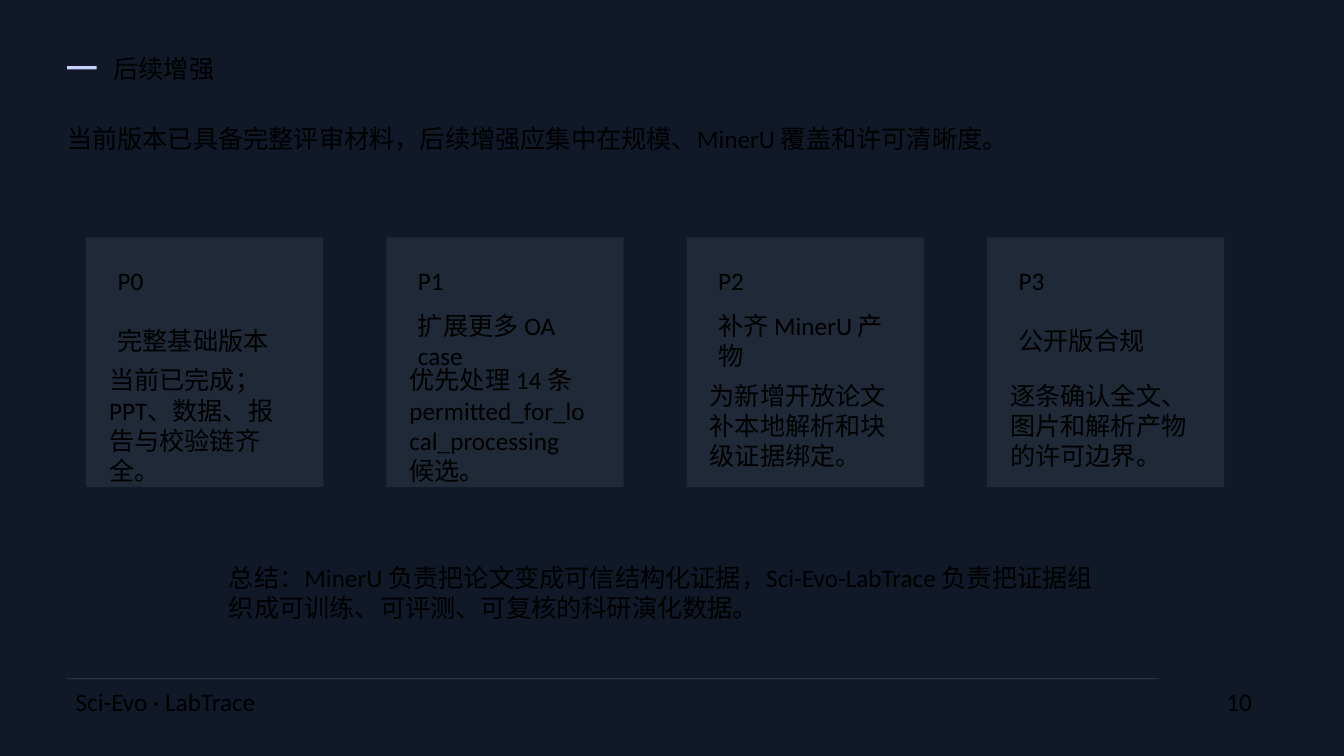
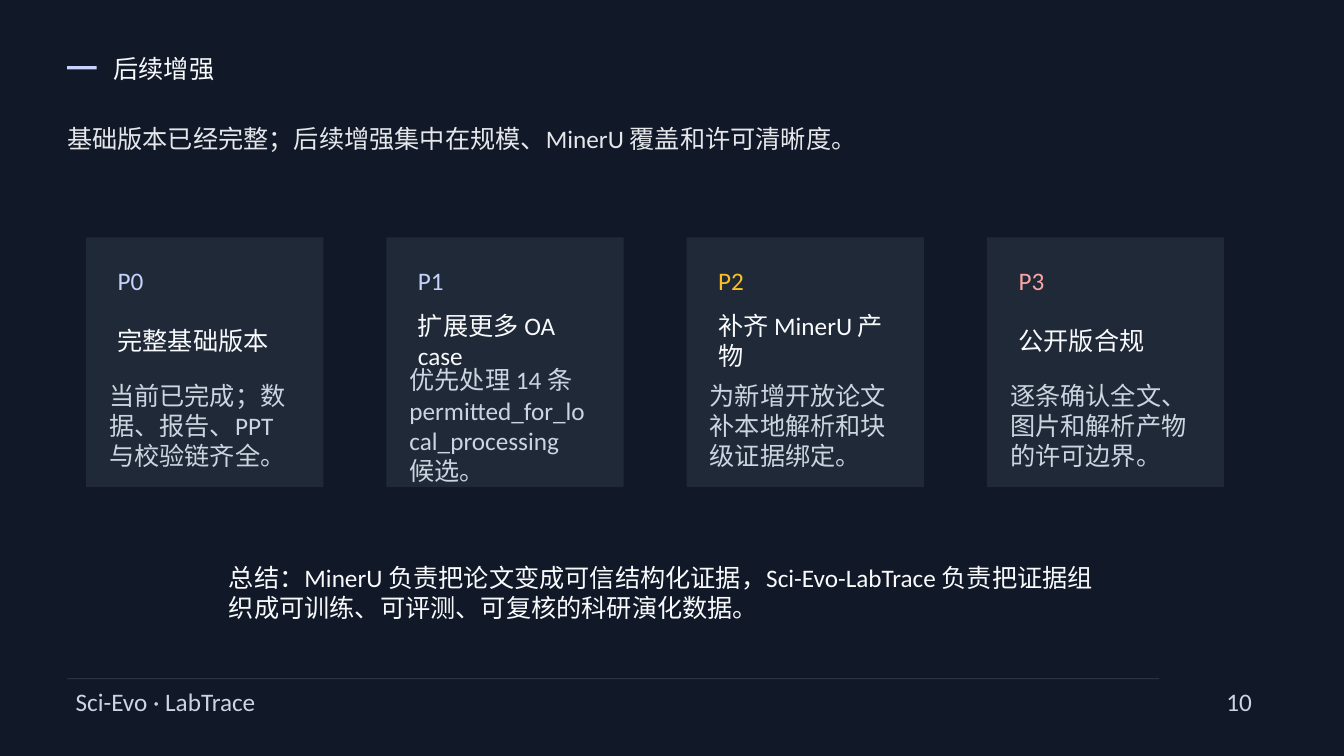
Before and after one commit to medisean/Sci-Evo-LabTrace, a slide deck: slide 10 of outputs/submission_pack/deliverables/scievo_labtrace_overview.pptx. Drawn at 1344x756 pixels with LibreOffice and Linux fonts; fonts in the diff are those of the drawing. Boxes give left, top, right and bottom in pixels: in the first picture for what was removed or moved away, otherwise in the second. Text is boxed around its words. In the diff, an @@ line names an element or a change of style, - is before the commit and + after.

```diff
--- a/outputs/submission_pack/deliverables/scievo_labtrace_overview.pptx
+++ b/outputs/submission_pack/deliverables/scievo_labtrace_overview.pptx
@@ text added at box(113, 57, 214, 80), 18 pt, text #F8FAFC @@
+后续增强
@@ text added at box(67, 126, 857, 152), 18 pt, text #E5E7EB @@
+基础版本已经完整；后续增强集中在规模、MinerU 覆盖和许可清晰度。
@@ text "P0" at box(118, 273, 144, 290): text colour #000000 to #C7D2FE @@
@@ text "P1" at box(418, 273, 444, 290): text colour #000000 to #C7D2FE @@
@@ text "P2" at box(718, 273, 744, 290): text colour #000000 to #FBBF24 @@
@@ text "P3" at box(1019, 273, 1045, 290): text colour #000000 to #FCA5A5 @@
@@ text colour #000000 to #F8FAFC in 4 elements at box(118, 328, 269, 352), box(418, 314, 555, 371), box(718, 314, 883, 367), box(1018, 328, 1144, 352) @@
@@ text at box(109, 384, 285, 467): text changed; text colour #000000 to #CBD5E1 @@
-当前已完成；PPT、数据、报告与校验链齐全。
+当前已完成；数据、报告、PPT 与校验链齐全。
@@ text colour #000000 to #CBD5E1 in 3 elements at box(409, 364, 584, 482), box(710, 384, 886, 467), box(1010, 383, 1186, 467) @@
@@ text added at box(229, 565, 1093, 619), 18 pt, text #F8FAFC @@
+总结：MinerU 负责把论文变成可信结构化证据，Sci-Evo-LabTrace 负责把证据组织成可训练、可评测、可复核的科研演化数据。
@@ text added at box(76, 693, 255, 711), 18 pt, text #CBD5E1 @@
+Sci-Evo · LabTrace
@@ text added at box(1226, 694, 1252, 711), 18 pt, text #CBD5E1 @@
+10
```
Also in this commit, not shown: 9 other slides changed, 1 other file.
